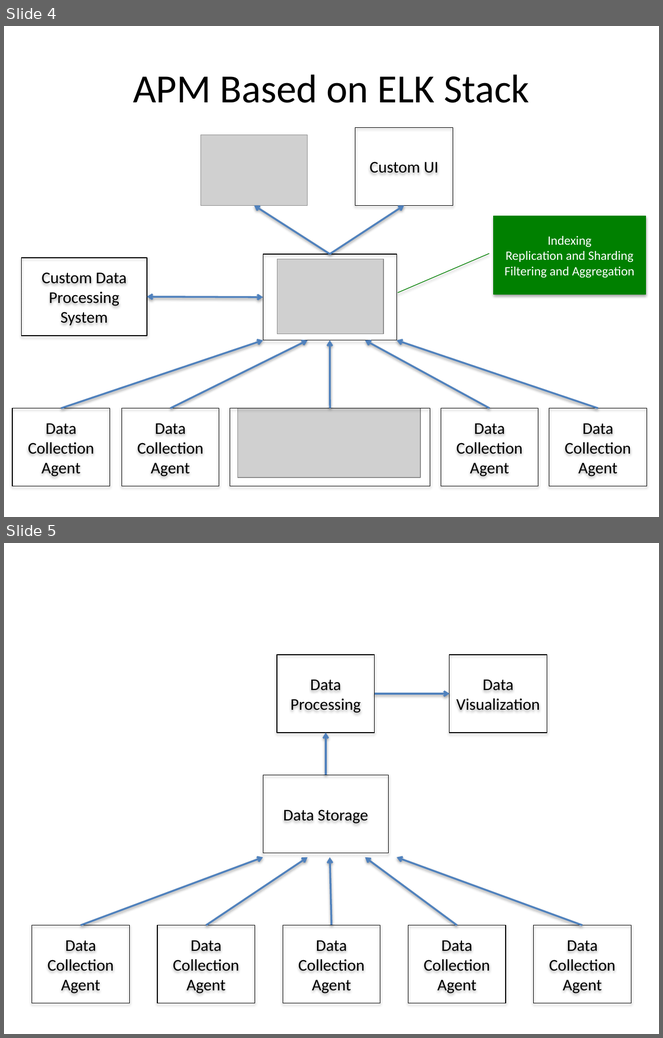
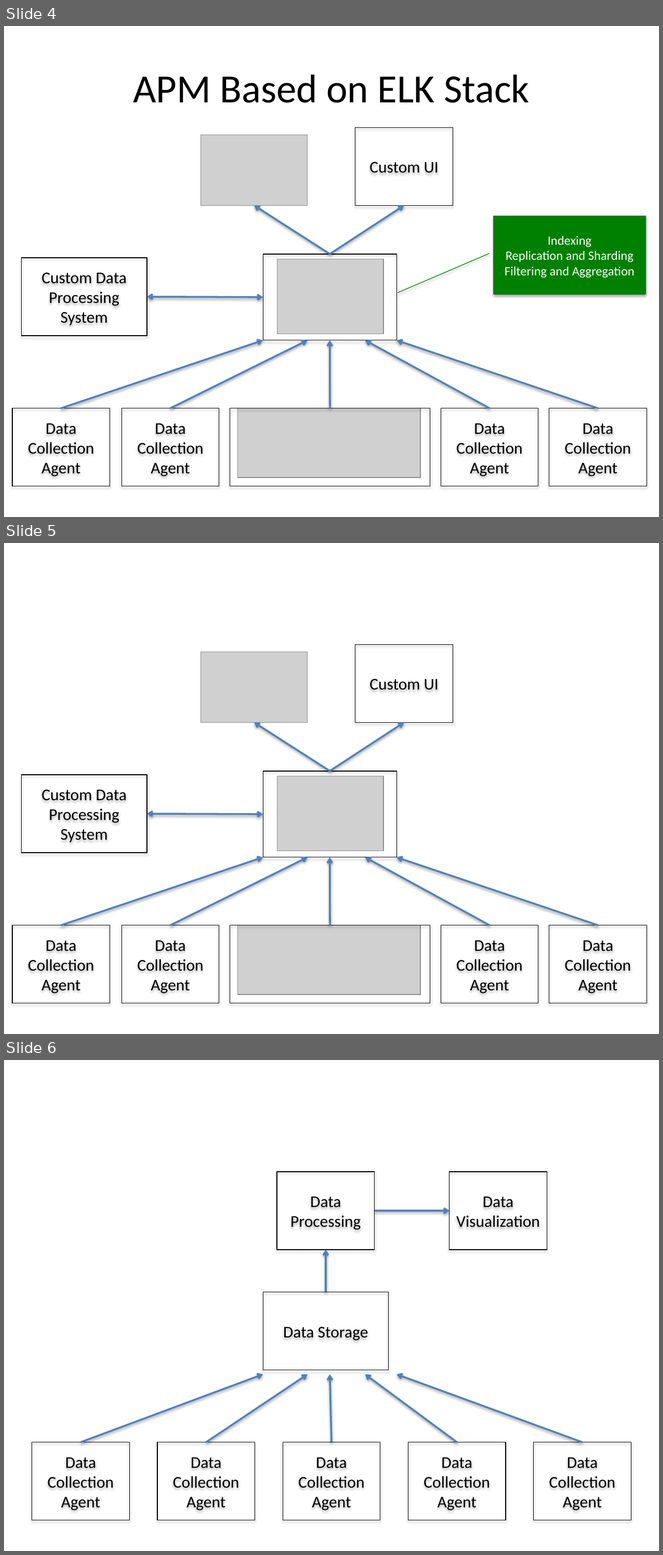
Before and after one commit to Dithn/eager-appscale, a slide deck: Eager/elk-experiment/Huawei_Presentation_1.pptx. Shown one above the other, each under a label of ours: slides 4 and 5 before the commit, slides 4, 5 and 6 after it. The pictures are 663x1038 and 663x1555 pixels, drawn with LibreOffice and Linux fonts; fonts in the diff are those of the drawing; grey boxes stand for pictures. Boxes give left, top, right and bottom in pixels: in the first picture for what was removed or moved away, otherwise in the second. Text is boxed around its words. In the diff, an @@ line names an element or a change of style, - is before the commit and + after.

Commit message:
Updated diagrams

```diff
--- a/Eager/elk-experiment/Huawei_Presentation_1.pptx
+++ b/Eager/elk-experiment/Huawei_Presentation_1.pptx
@@ slide 5 added at [4,543,659,1034], background #FFFFFF @@
@@ picture added at [201,652,307,722] @@
@@ rectangle added at [355,644,453,722], outline #000000 0.75 pt, 18 pt, text #000000 @@
+Custom UI
@@ arrow added from (330, 771) to (254, 722), #4F81BD 2 pt @@
@@ arrow added from (330, 771) to (404, 722), #4F81BD 2 pt @@
@@ rectangle added at [22,775,148,853], outline #000000 0.75 pt, 18 pt, text #000000 @@
+Custom Data Processing System
@@ rectangle added at [263,771,397,858], outline #000000 0.75 pt @@
@@ picture added at [277,776,384,851] @@
@@ double arrow added from (147, 813) to (263, 814), #4F81BD 2 pt @@
@@ arrow added from (61, 926) to (263, 858), #4F81BD 2 pt @@
@@ arrow added from (170, 926) to (307, 858), #4F81BD 2 pt @@
@@ arrow added from (330, 926) to (330, 858), #4F81BD 2 pt @@
@@ arrow added from (490, 926) to (365, 858), #4F81BD 2 pt @@
@@ arrow added from (598, 926) to (397, 858), #4F81BD 2 pt @@
@@ rectangle added at [12,926,110,1004], outline #000000 0.75 pt, 18 pt, text #000000 @@
+Data Collection Agent
@@ rectangle added at [122,926,220,1004], outline #000000 0.75 pt, 18 pt, text #000000 @@
+Data Collection Agent
@@ rectangle added at [230,926,430,1004], outline #000000 0.75 pt @@
@@ picture added at [237,926,420,995] @@
@@ rectangle added at [441,926,539,1004], outline #000000 0.75 pt, 18 pt, text #000000 @@
+Data Collection Agent
@@ rectangle added at [549,926,647,1004], outline #000000 0.75 pt, 18 pt, text #000000 @@
+Data Collection Agent
@@ what was slide 5 is now slide 6 @@
```
